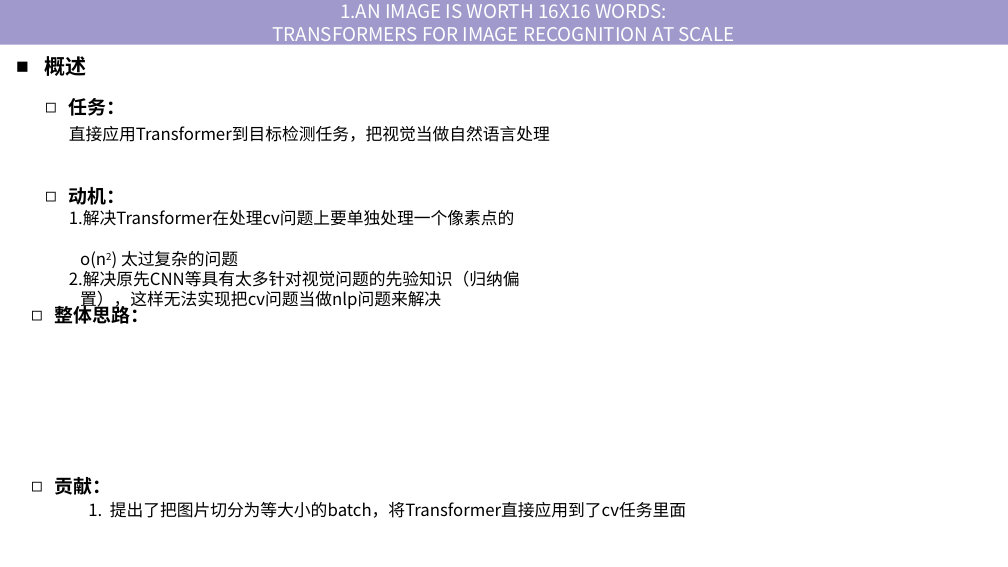
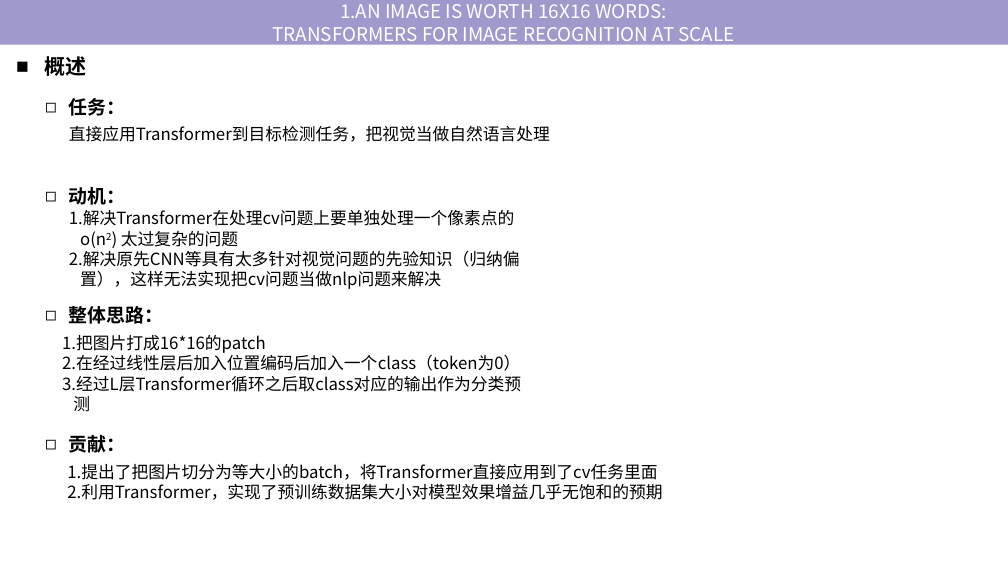
Before and after one commit to tj-messi/cv-computer-visual-tj, a slide deck: slide 4 of 0.组会记录/2024-10-9/report-2024-10-10.pptx. Drawn at 1008x567 pixels with LibreOffice and Linux fonts; fonts in the diff are those of the drawing. Boxes give left, top, right and bottom in pixels: in the first picture for what was removed or moved away, otherwise in the second. Text is boxed around its words. In the diff, an @@ line names an element or a change of style, - is before the commit and + after.

```diff
--- a/0.组会记录/2024-10-9/report-2024-10-10.pptx
+++ b/0.组会记录/2024-10-9/report-2024-10-10.pptx
@@ text "1.解决Transformer在处理cv问题上要单独处理一个像素点的" rewrapped from [69,210,520,310] to [69,210,520,289] @@
@@ text "整体思路：" rewrapped from [55,302,149,324] to [69,306,163,324] @@
@@ text added at [62,335,521,412], 16 pt, text #000000 @@
+1.把图片打成16*16的patch
+2.在经过线性层后加入位置编码后加入一个class（token为0）
+3.经过L层Transformer循环之后取class对应的输出作为分类预
+测
@@ text "贡献：": place and size @@
-text "贡献：" at [55,477,112,495]
+text "贡献：" at [69,435,126,453]
@@ text at [67,464,662,500]: text changed @@
-1. 提出了把图片切分为等大小的batch，将Transformer直接应用到了cv任务里面
+1.提出了把图片切分为等大小的batch，将Transformer直接应用到了cv任务里面
+2.利用Transformer，实现了预训练数据集大小对模型效果增益几乎无饱和的预期
```
Also in this commit, not shown: 4 other slides changed, 2 slides added, 2 slides removed.
